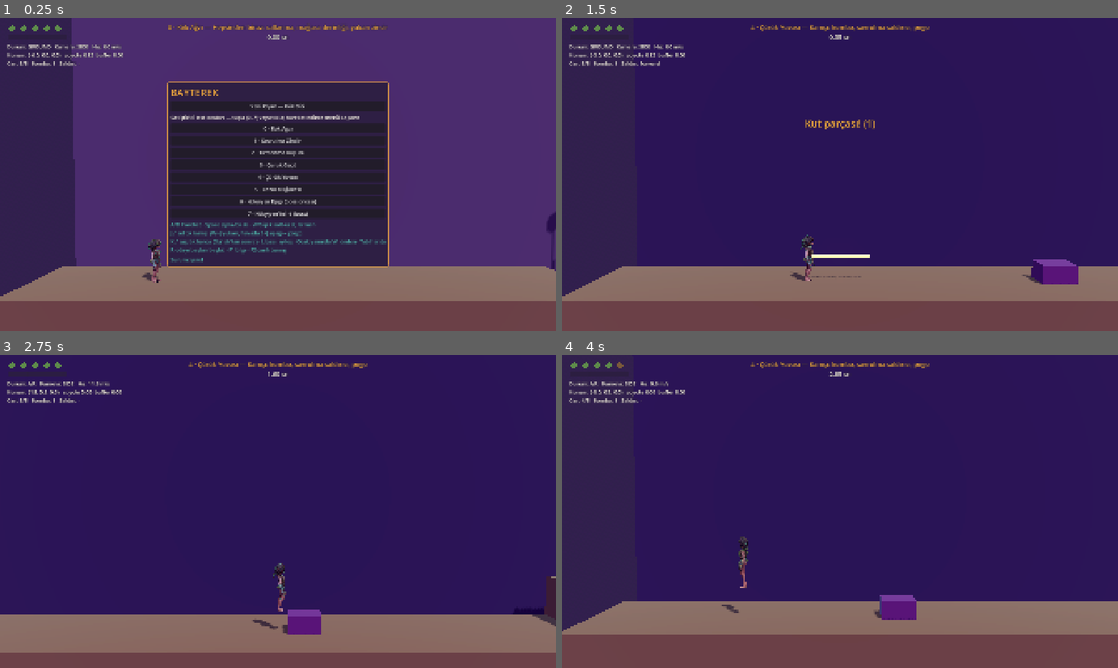
Above: before the commit, frames 1-4 (two rows, left to right).
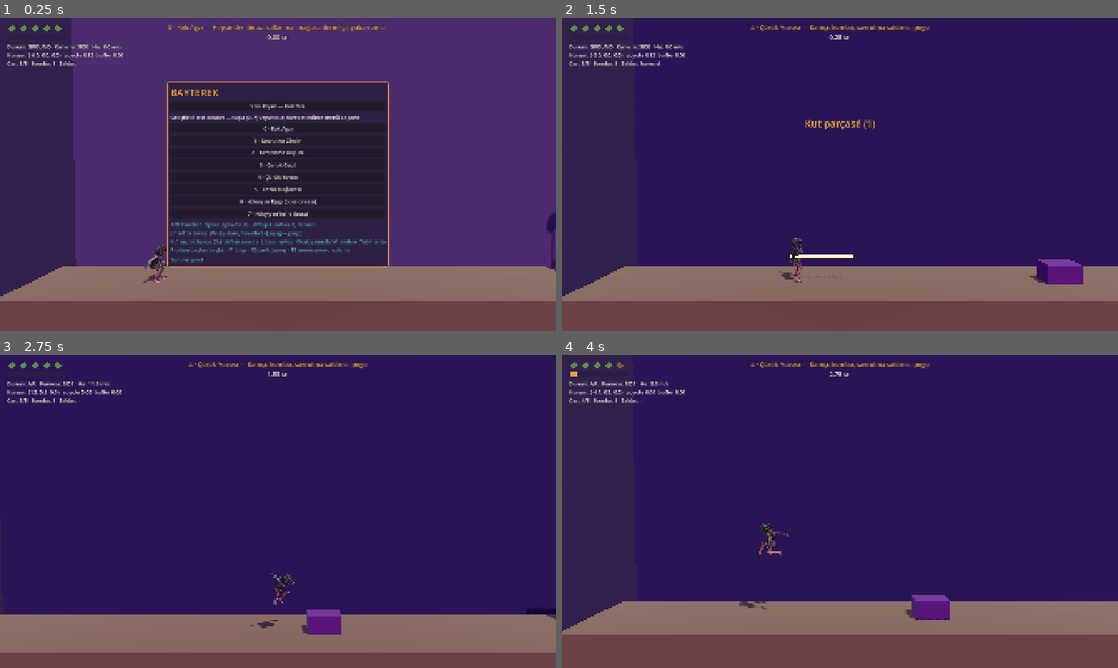
Above: after the commit, the same moments.

Repository: OWalkerr/bayterek
Game: Godot game, scene res://tests/test_m7.tscn
Two runs of this game, one before a commit and one after it. Both use one fixed random seed, a clock stepped at 60 frames per second and the inputs below. This scene is started directly instead of the project's main scene.
Inputs (mouse positions are in pixels of both pictures, inside the frame that each line leads up to):
- Up to frame 1 (0.25 s): no input
- Up to frame 2 (1.5 s): move the mouse to (962, 158) at 0.52 s; hold D (move_right) 0.53-1.25 s; hold L (heal) 0.53-1.25 s; tap J (attack) at 0.6 s; click (962, 158) at 0.67 s; tap Space (jump) at 0.77, 1.07 s; drag from (728, 190) to (812, 237) at 1.27 s
- Up to frame 3 (2.75 s): move the mouse to (333, 442) at 2.02 s; hold D (move_right) from 2.03 s (still down); hold Space (jump) from 2.03 s (still down); tap J (attack) at 2.3 s
- Up to frame 4 (4 s): release D (move_right) at 2.75 s; release Space (jump) at 2.75 s; drag from (812, 574) to (673, 464) at 2.77 s; move the mouse to (1006, 558) at 3.52 s; hold A (move_left) from 3.53 s (still down); hold Shift (grab) from 3.53 s (still down); tap Space (jump) at 3.77, 3.8 s

The runs differ from the first frame. In frame 1, 0.4% of the frame differs, in the area x 25-63%, y 70-85%; in frame 2, 0.7%; in frame 3, 1.3%; in frame 4, 1.5%, in the area x 1-70%, y 5-86%.

Commit message:
M7: Alpay'a 12 Mixamo animasyonu (tırmanma, ölüm, düşüş, iyileşme, hasar, zıplama, iniş, koşu, sallanma, 3 kamçı)
- PlayerAnimator._load_external_clips: anims/anim_alpay_<ad>.fbx → 'ext/<ad>', iz yolları modelin
  iskeletine, konum izleri ×1.6, ölçek izleri atılır; 'With Skin' (Z-yukarı) FBX atlanır
- InPlace olmayan klipler (death, land, whip_attack_3 …) kodla yerinde; tek seferlik kliplere hedef süre
- F3: animasyon önizleme (her klip web'de görsel olarak doğrulandı)
- test_m7 +8 kontrol; docs/07 Mixamo notları, 00 karar, 09 durum

Co-Authored-By: Claude Opus 5.5 <noreply@anthropic.com>
Claude-Session: https://claude.ai/code/session_01TgZzkF7pbHmgGC8W9VR8nA

Diff:
--- a/scripts/autoload/input_setup.gd
+++ b/scripts/autoload/input_setup.gd
@@ -20,6 +20,7 @@
 	_add_action("toggle_debug", [KEY_F1], [], [])
 	# Geliştirme kısayolları (greybox test odaları + canlı tuning); web test build'inde kalır.
 	_add_action("toggle_tuning", [KEY_F2], [], [])
+	_add_action("anim_preview", [KEY_F3], [], [])
 	_add_action("restart_room", [KEY_R], [], [])
 	_add_action("room_0", [KEY_0], [], [])
 	_add_action("room_1", [KEY_1], [], [])
--- a/scripts/player/player_animator.gd
+++ b/scripts/player/player_animator.gd
@@ -8,7 +8,8 @@
 ## okunur. Visual altında AnimationPlayer'lı bir model varsa `clip_map` ile adları eşleyip onu oynatır
 ## (Mixamo klip adları farklıysa clip_map'i düzenle; eşleşmeyen durum yordamsal kalır).
 
-const LAND_TIME: float = 0.12
+## Dış animasyon dosyaları: <klasör>/anim_alpay_<mantıksal ad>.fbx (Mixamo "Without Skin").
+const EXTERNAL_LIBRARY: StringName = &"ext"
 
 ## mantıksal ad -> modeldeki klip adı (boşsa mantıksal adın kendisi aranır)
 @export var clip_map: Dictionary = {}
@@ -16,13 +17,28 @@
 @export var looping: Array[StringName] = [&"idle", &"run", &"fall", &"swing", &"climb_up", &"climb_idle", &"heal"]
 ## Kökü (Hips) ileri taşıyan klipler "yerinde" oynatılır: yatay kök hareketi silinir, dikey sekme kalır
 ## (hareketi kod yönetir — docs/07 §5 "root motion kapalı").
-@export var in_place: Array[StringName] = [&"run"]
+@export var in_place: Array[StringName] = [&"run", &"death", &"land", &"whip_attack_1", &"whip_attack_2",
+		&"whip_attack_3", &"jump_up", &"hurt", &"climb_up"]
 @export var root_bone: String = "mixamorig_Hips"
 ## Koşu klibinin doğal hızı (m/s); oynatma hızı = oyuncu hızı / bu (klipten ölçülür, yoksa bu değer).
 @export var run_clip_speed: float = 3.5
 @export var run_speed_scale_range: Vector2 = Vector2(0.6, 2.2)
 ## Klibi olmayan durumda modelde oynatılacak yedek klip (+ yordamsal poz).
 @export var fallback_clip: StringName = &"idle"
+## Mixamo klasörü (boşsa dış klip yüklenmez). Dosya adı → mantıksal ad: anim_alpay_run.fbx → run.
+@export_dir var external_dir: String = "res://assets/models/characters/alpay/anims"
+@export var external_prefix: String = "anim_alpay_"
+## Dış klip, modelin kendi klibinden (Tripo idle/run) öncelikli mi?
+@export var prefer_external: bool = true
+## Tek seferlik kliplerin oyundaki hedef süresi (sn): Mixamo klipleri oyunun ritminden uzun
+## (ör. kılıç vuruşu 1.5 sn, kamçı 0.26 sn) → oynatma hızı = klip süresi / hedef.
+@export var target_lengths: Dictionary = {
+	&"whip_attack_1": 0.45, &"whip_attack_2": 0.45, &"whip_attack_3": 0.5,
+	&"whip_up": 0.45, &"whip_down": 0.45, &"swing_attack": 0.45,
+	&"jump_up": 0.5, &"land": 0.3, &"hurt": 0.45, &"death": 1.4,
+}
+## Yere inişte "land" pozunun süresi.
+@export var land_time: float = 0.25
 @export var blend_time: float = 0.12
 @export var run_lean_deg: float = 8.0
 @export var bob_amount: float = 0.05
@@ -33,6 +49,10 @@
 var model_player: AnimationPlayer = null
 ## Visual/Model (AI modeli) — yoksa null (kapsül greybox).
 var model: Node3D = null
+## Hata ayıklama önizlemesi (F3): boş değilse durum yerine bu klip oynar.
+var preview_clip: StringName = &""
+## Yüklenen dış klipler (mantıksal ad listesi) — testler ve önizleme için.
+var external_clips: Array[StringName] = []
 
 var _body: Node3D
 var _was_on_floor: bool = true
@@ -55,6 +75,7 @@
 				c.visible = false
 		model_player = model.find_child("AnimationPlayer", true, false) as AnimationPlayer
 	if model_player != null:
+		_load_external_clips()
 		_prepare_clips()
 	# Klip yoksa yordamsal poz modele (yoksa kapsüle) uygulanır
 	_body = model if model != null else capsule
@@ -98,19 +119,22 @@
 	_time += delta
 	var on_floor := player.state == Player.State.GROUND
 	if on_floor and not _was_on_floor:
-		_land_timer = LAND_TIME
+		_land_timer = land_time
 	_was_on_floor = on_floor
 	_land_timer = maxf(_land_timer - delta, 0.0)
-	var next := pick_animation()
+	var next := pick_animation() if preview_clip == &"" else preview_clip
 	if next != current:
 		current = next
 		_play_model(next)
 	if model_player != null:
-		# Koşu klibi oyuncu hızına eşlenir (ayak kayması azalır)
+		# Koşu klibi oyuncu hızına eşlenir (ayak kayması azalır); tek seferlikler hedef süreye
 		if current == &"run" and _model_has_clip(&"run"):
 			var speed := Vector2(player.velocity.x, player.velocity.z).length()
 			model_player.speed_scale = clampf(speed / maxf(run_clip_speed, 0.1),
 					run_speed_scale_range.x, run_speed_scale_range.y)
+		elif target_lengths.has(current) and _model_has_clip(current):
+			var clip_len := model_player.get_animation(_clip_name(current)).length
+			model_player.speed_scale = maxf(clip_len / float(target_lengths[current]), 1.0)
 		else:
 			model_player.speed_scale = 1.0
 	if not _model_has_clip(current) and _body != null:
@@ -128,18 +152,36 @@
 	return _body
 
 
+## Mantıksal ad → AnimationPlayer'daki tam ad (dış kütüphane "ext/<ad>" öncelikli).
+func _clip_name(anim: StringName) -> StringName:
+	if clip_map.has(anim):
+		return clip_map[anim]
+	if model_player != null:
+		var ext := StringName("%s/%s" % [EXTERNAL_LIBRARY, anim])
+		if prefer_external and model_player.has_animation(ext):
+			return ext
+		if model_player.has_animation(anim):
+			return anim
+		if model_player.has_animation(ext):
+			return ext
+	return anim
+
+
 func _model_has_clip(anim: StringName) -> bool:
-	return model_player != null and model_player.has_animation(clip_map.get(anim, anim))
+	return model_player != null and model_player.has_animation(_clip_name(anim))
 
 
 func _play_model(anim: StringName) -> void:
 	if model_player == null:
 		return
-	var clip: StringName = clip_map.get(anim, anim)
+	var clip := _clip_name(anim)
 	if not model_player.has_animation(clip):
-		clip = clip_map.get(fallback_clip, fallback_clip)
-	if model_player.has_animation(clip) and model_player.current_animation != clip:
-		model_player.play(clip, blend_time)
+		clip = _clip_name(fallback_clip)
+	if model_player.has_animation(clip):
+		if model_player.current_animation != clip:
+			model_player.play(clip, blend_time)
+		elif not model_player.get_animation(clip).loop_mode == Animation.LOOP_LINEAR:
+			model_player.seek(0.0, true)   # tek seferlik klip yeniden (ör. kombo vuruşu)
 
 
 ## Şu an modelde oynayan klip (yoksa "").
@@ -150,15 +192,20 @@
 ## Klipleri hazırla: döngü, yerinde oynatma, koşu klibinin doğal hızını ölç.
 func _prepare_clips() -> void:
 	for logical: StringName in looping:
-		var clip: StringName = clip_map.get(logical, logical)
-		if model_player.has_animation(clip):
-			model_player.get_animation(clip).loop_mode = Animation.LOOP_LINEAR
+		for clip: StringName in [StringName(logical), StringName("%s/%s" % [EXTERNAL_LIBRARY, logical])]:
+			if model_player.has_animation(clip):
+				model_player.get_animation(clip).loop_mode = Animation.LOOP_LINEAR
 	var skeleton := model.find_child("Skeleton3D", true, false) as Skeleton3D
+	var targets: Array = []
 	for logical: StringName in in_place:
-		var clip: StringName = clip_map.get(logical, logical)
-		if not model_player.has_animation(clip) or skeleton == null:
-			continue
-		var anim := model_player.get_animation(clip)
+		for clip: StringName in [StringName(logical), StringName("%s/%s" % [EXTERNAL_LIBRARY, logical])]:
+			if model_player.has_animation(clip):
+				targets.append([logical, clip])
+	for pair: Array in targets:
+		var logical: StringName = pair[0]
+		var anim := model_player.get_animation(pair[1])
+		if skeleton == null:
+			continue
 		var track := _find_bone_track(anim, root_bone)
 		if track < 0:
 			continue
@@ -168,7 +215,7 @@
 		var first: Vector3 = anim.track_get_key_value(track, 0)
 		var last: Vector3 = anim.track_get_key_value(track, n - 1)
 		var travel := Vector2(last.x - first.x, last.z - first.z).length()
-		if logical == &"run" and travel > 0.01 and anim.length > 0.0:
+		if logical == &"run" and travel > 0.01 and anim.length > 0.0 and pair[1] == _clip_name(&"run"):
 			# Klibin doğal hızı (import root_scale izlere de uygulanır → metre)
 			run_clip_speed = travel / anim.length
 		# Yerinde: ileri kayma eğilimi (ilk→son doğrusal) çıkarılır ve kalça yatayda iskeletin
@@ -208,6 +255,87 @@
 		var v: Vector3 = anim.track_get_key_value(track, i)
 		sum += Vector2(v.x - rest.x, v.z - rest.z)
 	return (sum / float(n)).length()
+
+
+## Mixamo "Without Skin" kliplerini modelin AnimationPlayer'ına "ext/<ad>" olarak ekler.
+## - İz yolları modelin iskeletine yönlendirilir (…/Skeleton3D:kemik)
+## - Konum izleri iskelet ölçeğine (kalça dinlenme boyu oranı, Tripo ×1.6) ölçeklenir
+## - Kaynak iskeleti Y-yukarı değilse (ör. "With Skin" indirilmiş FBX) atlanır
+## Dönüş izleri kemik yerel pozudur → aynı Mixamo hiyerarşisinde doğrudan geçer.
+func _load_external_clips() -> void:
+	if external_dir.is_empty() or not DirAccess.dir_exists_absolute(external_dir):
+		return
+	var skeleton := model.find_child("Skeleton3D", true, false) as Skeleton3D
+	if skeleton == null:
+		return
+	var anim_root := model_player.get_node(model_player.root_node)
+	var skel_path := String(anim_root.get_path_to(skeleton))
+	var hips := skeleton.find_bone(root_bone)
+	var model_hips_h := skeleton.get_bone_rest(hips).origin.y if hips >= 0 else 1.0
+	var lib := AnimationLibrary.new()
+	for file: String in DirAccess.get_files_at(external_dir):
+		var f := file.trim_suffix(".remap").trim_suffix(".import")
+		if not f.begins_with(external_prefix) or not f.to_lower().ends_with(".fbx") or lib.has_animation(StringName(f)):
+			continue
+		var logical := StringName(f.get_basename().trim_prefix(external_prefix))
+		if lib.has_animation(logical):
+			continue
+		var packed := load(external_dir.path_join(f)) as PackedScene
+		if packed == null:
+			continue
+		var inst := packed.instantiate()
+		var src_player := inst.find_child("AnimationPlayer", true, false) as AnimationPlayer
+		var src_skel := inst.find_child("Skeleton3D", true, false) as Skeleton3D
+		if src_player == null or src_skel == null or src_player.get_animation_list().is_empty():
+			inst.free()
+			continue
+		var src_hips := src_skel.find_bone(root_bone)
+		var src_rest := src_skel.get_bone_rest(src_hips).origin if src_hips >= 0 else Vector3.UP
+		if src_rest.y < src_rest.length() * 0.7:
+			push_warning("Animasyon atlandı (iskelet Y-yukarı değil — 'Without Skin' indir): %s" % f)
+			inst.free()
+			continue
+		var ratio := model_hips_h / maxf(src_rest.y, 0.001)
+		var anim := src_player.get_animation(src_player.get_animation_list()[0]).duplicate(true) as Animation
+		for t in range(anim.get_track_count() - 1, -1, -1):
+			var path := String(anim.track_get_path(t))
+			var colon := path.find(":")
+			if colon < 0:
+				anim.remove_track(t)
+				continue
+			var bone := path.substr(colon + 1)
+			if skeleton.find_bone(bone) < 0:
+				anim.remove_track(t)
+				continue
+			anim.track_set_path(t, NodePath("%s:%s" % [skel_path, bone]))
+			if anim.track_get_type(t) == Animation.TYPE_POSITION_3D:
+				for k in anim.track_get_key_count(t):
+					anim.track_set_key_value(t, k, (anim.track_get_key_value(t, k) as Vector3) * ratio)
+			elif anim.track_get_type(t) == Animation.TYPE_SCALE_3D:
+				anim.remove_track(t)
+		lib.add_animation(logical, anim)
+		external_clips.append(logical)
+		inst.free()
+	if not external_clips.is_empty():
+		if model_player.has_animation_library(EXTERNAL_LIBRARY):
+			model_player.remove_animation_library(EXTERNAL_LIBRARY)
+		model_player.add_animation_library(EXTERNAL_LIBRARY, lib)
+
+
+## Önizleme (F3): yüklü tüm klipler arasında döner; sonda normal moda döner.
+func cycle_preview() -> StringName:
+	var names: Array[StringName] = []
+	for c: StringName in external_clips:
+		names.append(c)
+	if model_player != null:
+		for a: StringName in model_player.get_animation_list():
+			if not String(a).begins_with(String(EXTERNAL_LIBRARY) + "/") and not names.has(a):
+				names.append(a)
+	if names.is_empty():
+		return &""
+	var i := names.find(preview_clip)
+	preview_clip = names[i + 1] if i + 1 < names.size() else &""
+	return preview_clip
 
 
 func _find_bone_track(anim: Animation, bone: String) -> int:
--- a/scripts/ui/debug_hud.gd
+++ b/scripts/ui/debug_hud.gd
@@ -151,7 +151,7 @@
 			"A/D hareket · Space zıpla/bırak · W/S ip kısalt-uzat, tırman\n" \
 			+ "J / sol tık kamçı (W+J yukarı, havada S+J aşağı = pogo)\n" \
 			+ "K / sağ tık kanca (Sunak'tan sonra) · L basılı iyileş · Ocak yanında W: dinlen · Tab harita\n" \
-			+ "R odayı baştan başlat · F1 bilgi · F2 canlı tuning",
+			+ "R odayı baştan başlat · F1 bilgi · F2 canlı tuning · F3 animasyon önizleme",
 			UiStyle.FONT_SIZE_SMALL, UiStyle.MUSHROOM))
 	add_child(_room_menu)
 	# Sürüm etiketi (web'de hangi build'in açık olduğunu görmek için; tools/deploy_web.sh yazar)
@@ -174,6 +174,9 @@
 		_info.visible = not _info.visible
 	if Input.is_action_just_pressed(&"toggle_tuning"):
 		_tuning.visible = not _tuning.visible
+	if Input.is_action_just_pressed(&"anim_preview") and player.animator != null:
+		var clip := player.animator.cycle_preview()
+		flash_message("Animasyon önizleme: %s" % (clip if clip != &"" else "kapalı (normal)"), 1.5)
 	for i in _room_names.size():
 		if Input.is_action_just_pressed(StringName("room_%d" % i)):
 			room_requested.emit(i)
--- a/tests/test_m7.gd
+++ b/tests/test_m7.gd
@@ -27,7 +27,7 @@
 	await _test_enemy_flash()
 	_test_environment()
 	_test_validator()
-	_test_player_model()
+	await _test_player_model()
 	await _test_hips_follow()
 	await _test_animator()
 	print("[TEST] bitti — başarısız: %d" % _failures)
@@ -201,6 +201,7 @@
 # ---------------------------------------------------------------- Animasyon
 
 func _test_player_model() -> void:
+	await _frames(1)
 	var anim := _player.animator
 	var model := anim.model
 	_check("model: Alpay (Tripo) Player/Visual/Model altında", model != null, "")
@@ -223,6 +224,26 @@
 				"sapma=%.3f m" % anim.get_root_offset(&"run"))
 		_check("model: koşu klibinin doğal hızı ölçüldü", anim.run_clip_speed > 2.0 and anim.run_clip_speed < 6.0,
 				"%.2f m/s" % anim.run_clip_speed)
+	# Mixamo dış klipleri
+	_check("mixamo: 12 dış klip yüklendi (idle 'With Skin' atlandı)", anim.external_clips.size() == 12 \
+			and not anim.external_clips.has(&"idle"), str(anim.external_clips))
+	if ap != null and ap.has_animation(&"ext/run"):
+		var sk := model.find_child("Skeleton3D", true, false) as Skeleton3D
+		var rest_y := sk.get_bone_rest(sk.find_bone(anim.root_bone)).origin.y
+		var er := ap.get_animation(&"ext/run")
+		var tr := er.find_track(NodePath("Armature/Skeleton3D:mixamorig_Hips"), Animation.TYPE_POSITION_3D)
+		var hy: float = (er.track_get_key_value(tr, 0) as Vector3).y
+		_check("mixamo: izler modelin iskeletine bağlı + kalça ×1.6 ölçekli", tr >= 0 and absf(hy - rest_y) < rest_y * 0.3,
+				"kalça y=%.2f dinlenme=%.2f" % [hy, rest_y])
+		_check("mixamo: döngüler (run/fall/swing/climb/heal)", er.loop_mode == Animation.LOOP_LINEAR \
+				and ap.get_animation(&"ext/swing").loop_mode == Animation.LOOP_LINEAR, "")
+		for c: StringName in [&"death", &"land", &"whip_attack_3"]:
+			_check("mixamo: '%s' yerinde (InPlace yoktu → kod)" % c, anim.get_root_offset(StringName("ext/%s" % c)) < 0.05,
+					"sapma=%.3f m" % anim.get_root_offset(StringName("ext/%s" % c)))
+		anim.preview_clip = &"whip_up"
+		await _frames(3)
+		_check("anim: klibi olmayan durumda yedek klip (idle)", anim.get_playing_clip() == &"idle", str(anim.get_playing_clip()))
+		anim.preview_clip = &""
 
 
 ## Koşuya geçiş / durma / ani dönüş boyunca kalçanın oyuncu merkezinden yatay en büyük sapması (m).
@@ -266,7 +287,7 @@
 	await _frames(20)
 	var body := anim.get_procedural_target()
 	if anim.model_player != null:
-		_check("anim: koşu → modelde run klibi, hız eşlemesi", anim.current == &"run" and anim.get_playing_clip() == &"run" \
+		_check("anim: koşu → modelde run klibi, hız eşlemesi", anim.current == &"run" and String(anim.get_playing_clip()).ends_with("run") \
 				and anim.model_player.speed_scale > 1.2, "klip=%s hız×%.2f" % [anim.get_playing_clip(), anim.model_player.speed_scale])
 	else:
 		_check("anim: koşu → run + öne eğilme (yordamsal)", anim.current == &"run" and body.rotation.x > 0.05,
@@ -276,8 +297,7 @@
 	await _frames(6)
 	_check("anim: zıplama → jump_up", anim.current == &"jump_up", str(anim.current))
 	if anim.model_player != null:
-		_check("anim: klibi olmayan durumda yedek klip (idle) + yordamsal poz",
-				anim.get_playing_clip() == &"idle", str(anim.get_playing_clip()))
+		_check("anim: zıplamada Mixamo jump_up klibi", anim.get_playing_clip() == &"ext/jump_up", str(anim.get_playing_clip()))
 	for i in 60:
 		await _frames(1)
 		if _player.velocity.y < -1.0:
Renamed: assets/models/characters/alpay/anim_alpay_climb_up.fbx -> assets/models/characters/alpay/anims/anim_alpay_climb_up.fbx
Not shown, added: assets/models/characters/alpay/anims/anim_alpay_climb_up.fbx.import
Renamed: assets/models/characters/alpay/anim_alpay_death.fbx -> assets/models/characters/alpay/anims/anim_alpay_death.fbx
Not shown, added: assets/models/characters/alpay/anims/anim_alpay_death.fbx.import
Renamed: assets/models/characters/alpay/anim_alpay_fall.fbx -> assets/models/characters/alpay/anims/anim_alpay_fall.fbx
Not shown, added: assets/models/characters/alpay/anims/anim_alpay_fall.fbx.import
Renamed: assets/models/characters/alpay/anim_alpay_heal.fbx -> assets/models/characters/alpay/anims/anim_alpay_heal.fbx
Not shown, added: assets/models/characters/alpay/anims/anim_alpay_heal.fbx.import
Renamed: assets/models/characters/alpay/anim_alpay_hurt.fbx -> assets/models/characters/alpay/anims/anim_alpay_hurt.fbx
Not shown, added: assets/models/characters/alpay/anims/anim_alpay_hurt.fbx.import
Renamed: assets/models/characters/alpay/anim_alpay_idle.fbx -> assets/models/characters/alpay/anims/anim_alpay_idle.fbx
Not shown, added: assets/models/characters/alpay/anims/anim_alpay_idle.fbx.import
(and 19 more such lines)
